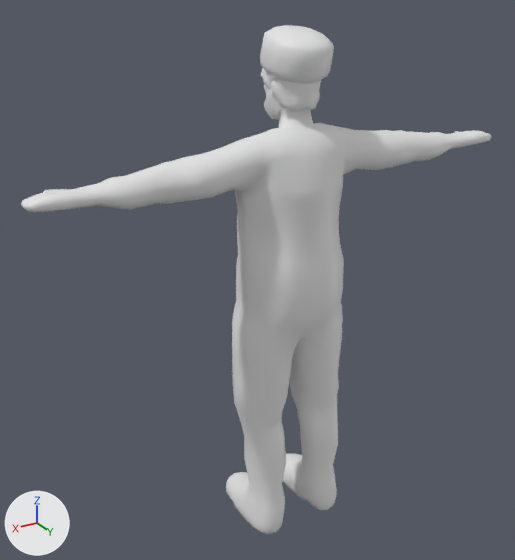
The FBX model Assets/Team 1/Models/SecondCharacter.fbx, before and after one commit.
One viewpoint serves both versions: a camera (50 mm lens) standing at (4.38, 6.63, 6.75) and looking at (0.26, -0.24, 3.32). The lights are fixed; the arrows at lower left show +X, +Y and +Z. Where no turn or scale is listed for an object, it has been applied to the vertices.

The first picture shows 'Retopology.001'.
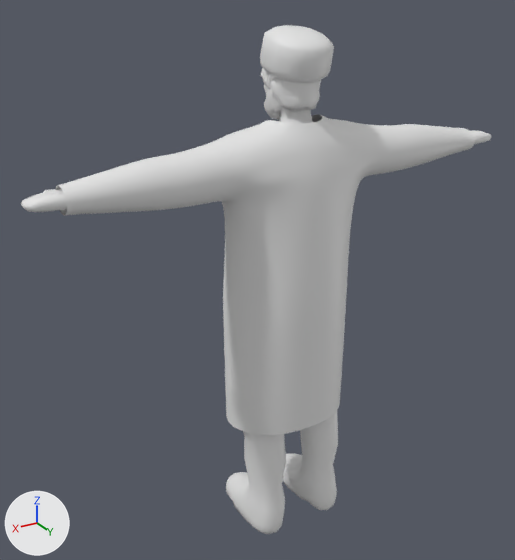
Location of each change, [x1, y1, x2, y2] in pixels of the pictures (515 x 560 px):
'jacket', added: after [55, 114, 475, 435]
'Retopology.001', unchanged, covered by the edit: [21, 25, 491, 534] in both

What the commit changed:
Mesh me_mesh is new.
It has 3523 vertices, 3416 faces and spans x -2.62..2.62, y -0.64..0.59, z -2.88..0.88.
Object 'jacket' (ob_jacket) is new; it shows me_mesh.
Its location is (0.02, 0.08, 4.45).
